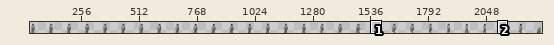
Pixel-art file -- support/player-table-80-80.aseprite. Above: a wide view before the commit, with the close-up outlined.
Close-up. As it was:
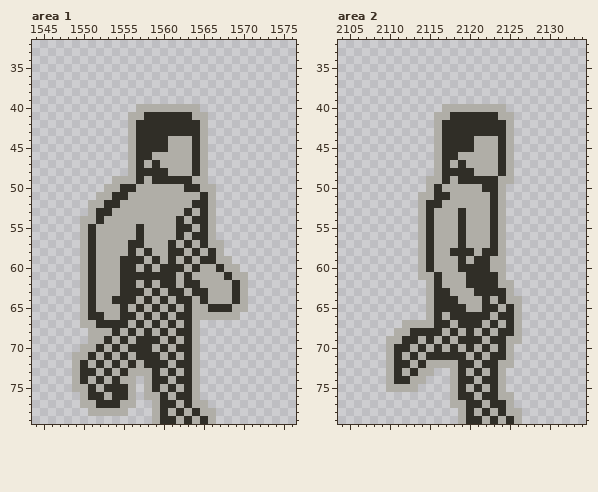
2320x80 pixels, 1 frame. Shown: area 1: x 1544..1576, y 32..79; area 2: x 2104..2134, y 32..79. The wide view leaves out empty margins. The commit also changed other parts of the picture, which this record leaves out.
After:
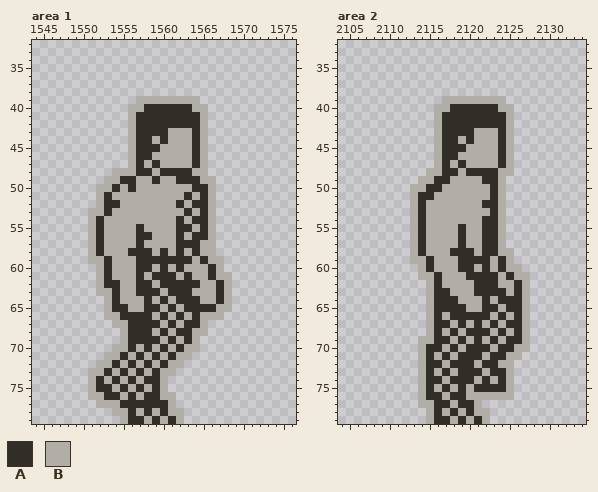
Palette (. is transparent): A #302e27  B #b0aea7
What changed:
Changed rows in their new state; - is an unchanged pixel.
Area 1:
first column x 1549:
39 --------BBBBBBBB------
40 -------B-AAAAAA-B-----
41 --------A------A------
43 ------------BBB-------
44 ----------B-----------
45 -----------B----------
48 -----BB---B-AAAB------
49 ----B-AAB--BB--A-B----
50 ---B-AB-------B-A-----
51 ----ABB-------A-------
52 --.----------A--------
53 ---B------------------
54 -.--------------------
55 -.BA------------------
56 -.BA-----A------------
57 -.BA---B----BA-AB-.---
58 -.BA----A--AB----B.---
59 -.B-A-BB-A-A-A---B-.--
60 -..-A-BBA---B--B-AB..-
61 -..-A-BB-B-------A-B..
62 -..-AABBA----A----A-..
63 -..--ABB-A----ABB-A-..
64 -...--BB-------AB-A-..
65 -...-A--BA-----AA-BB..
66 -...----A-----BA---..-
67 -....BBA-A-----AB-----
68 --....--A-------B-----
69 --....BA--------------
70 -....B--B-----B-------
71 ....B----B----B.------
72 ...B------B--B..------
73 ..B-----A---B...------
74 ..-----ABA-B....------
75 ..BA-B--A---....------
76 -.BBA-BABAAB-...------
77 -..BBBAAAAA-B....-----
78 --...--ABA---B....----
79 ------BAABAB--....----
Area 2:
first column x 2110:
39 -------BBBBBBBB---
40 ------B-AAAAAA-B--
41 -------A------A---
43 -----------BBB----
44 ---------B--------
45 ----------B-------
48 -----B---B-AAAB---
49 ----B-A--BBB---.--
50 ---BBA------B-----
51 ---BAABB----------
52 ---BABB-----A-----
53 ---BAB---B--------
54 ---BAB---B--A-----
55 ---BAB------A-----
56 ---BAB------A-----
57 ---BAB------A-----
58 ---BAB---------B--
59 ---B------A---AB--
60 -----------B--ABB-
61 ---------------ABB
62 ----------B-----AB
63 ----------------AB
64 ---------------AAB
65 ----------------AB
66 ---------------BAB
67 --...-----B-----AB
68 -....B-----A---BAB
69 ....-BA---B---BAAB
70 ....BA-----A---ABB
71 ....--B-B-A-----B-
72 ....BAA-A---------
73 ....-ABA--A---AB--
74 ....-AABA----BAB--
75 ....BABA----A-AB--
76 ----BAABA-B-BB----
77 ----BBAA-A-B....--
78 -----BABA---B....-
79 -----BAABAB--....-
